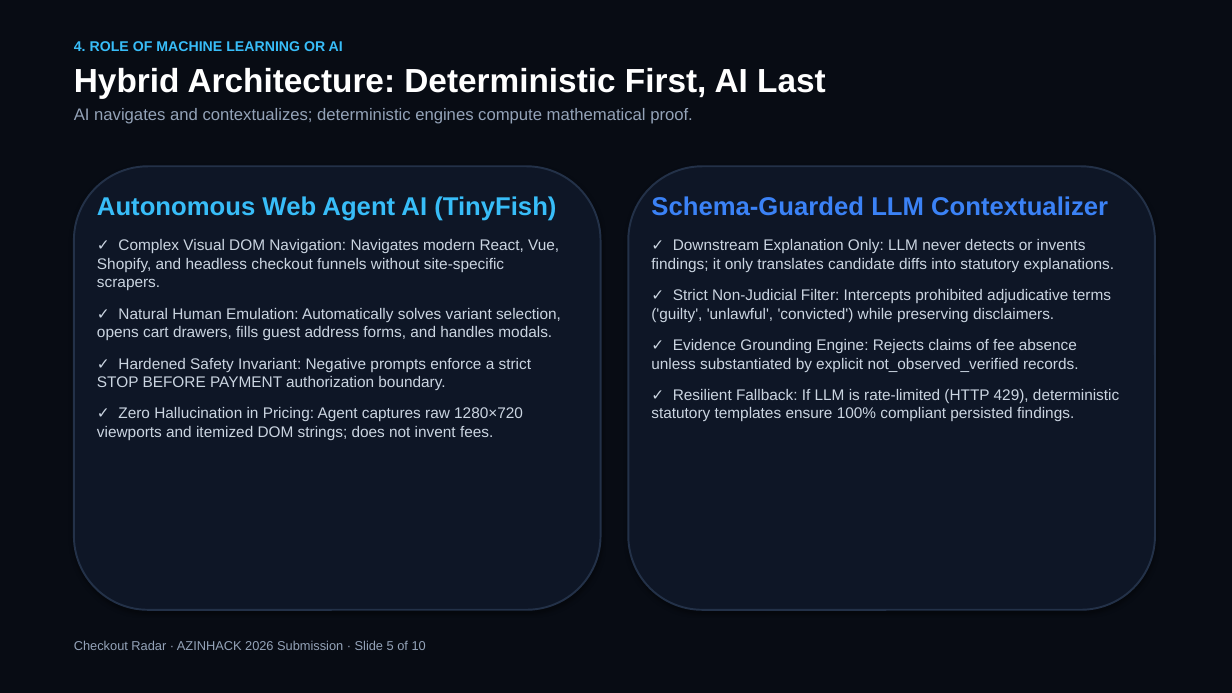
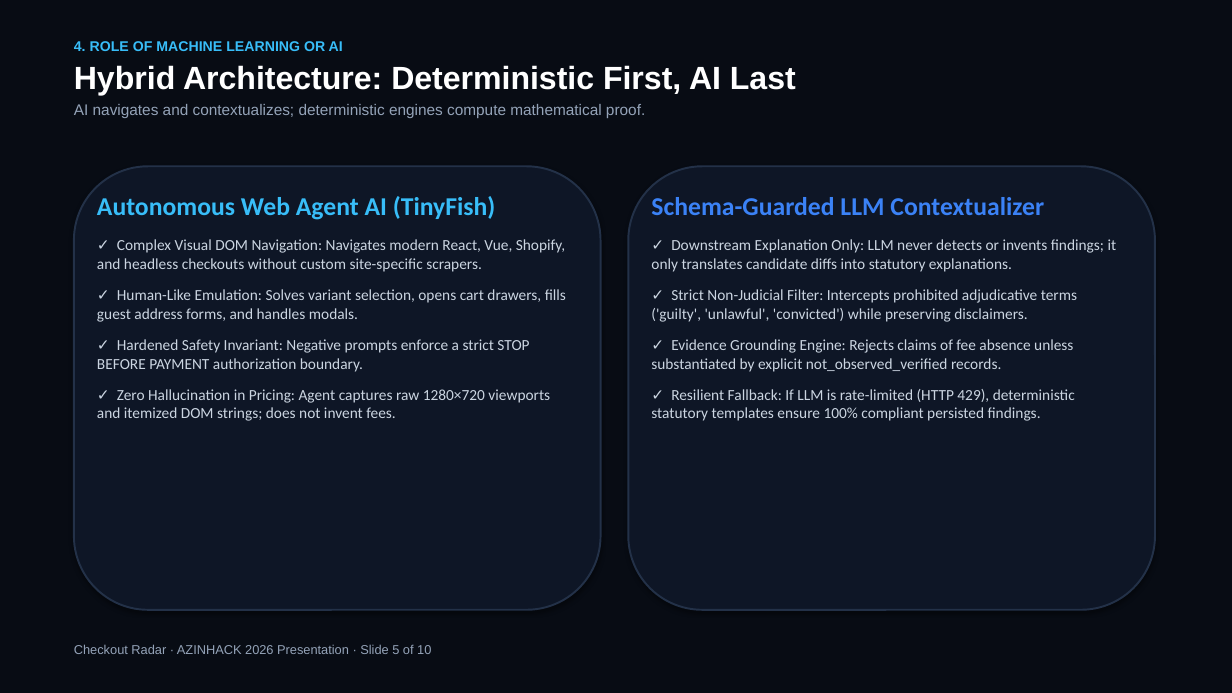
Before and after one commit to patchyevolve/CheckOutRadar, a slide deck: slide 5 of docs/pitch/Checkout_Radar_AZINHACK_2026.pptx. Drawn at 1232x693 pixels with LibreOffice and Linux fonts; fonts in the diff are those of the drawing. Boxes give left, top, right and bottom in pixels: in the first picture for what was removed or moved away, otherwise in the second. Text is boxed around its words. In the diff, an @@ line names an element or a change of style, - is before the commit and + after.

Commit message:
docs(pitch): upgrade pitch presentation with rich visual layout, embedded UI screenshots, and presentation runbook

```diff
--- a/docs/pitch/Checkout_Radar_AZINHACK_2026.pptx
+++ b/docs/pitch/Checkout_Radar_AZINHACK_2026.pptx
@@ text "4. ROLE OF MACHINE LEARNING ..." at (74, 41, 796, 118): size 26 to 25 pt in "Hybrid Architecture: Deterministic First, AI Last"; size 13 to 12 pt in "AI navigates and contextualizes; deterministic engines compu ..."; less space between paragraphs @@
@@ text at (97, 196, 550, 421): font Arial to Calibri in "Autonomous Web Agent AI (TinyFish)", "✓ Hardened Safety Invariant: Negative prompts enforce ...", "✓ Zero Hallucination in Pricing: Agent captures ..." @@
@@ text "Schema-Guarded LLM Contextualizer" at (651, 197, 1117, 421): font Arial to Calibri @@
@@ text at (97, 239, 566, 322): text changed; font Arial to Calibri @@
-✓ Complex Visual DOM Navigation: Navigates modern React, Vue, Shopify, and headless checkout funnels without site-specific scrapers.
-✓ Natural Human Emulation: Automatically solves variant selection, opens cart drawers, fills guest address forms, and handles modals.
+✓ Complex Visual DOM Navigation: Navigates modern React, Vue, Shopify, and headless checkouts without custom site-specific scrapers.
+✓ Human-Like Emulation: Solves variant selection, opens cart drawers, fills guest address forms, and handles modals.
@@ text at (74, 644, 431, 654): text changed @@
-Checkout Radar · AZINHACK 2026 Submission · Slide 5 of 10
+Checkout Radar · AZINHACK 2026 Presentation · Slide 5 of 10
```
Also in this commit, not shown: 8 other slides changed, 1 slide added, 1 slide removed, 13 other files.
